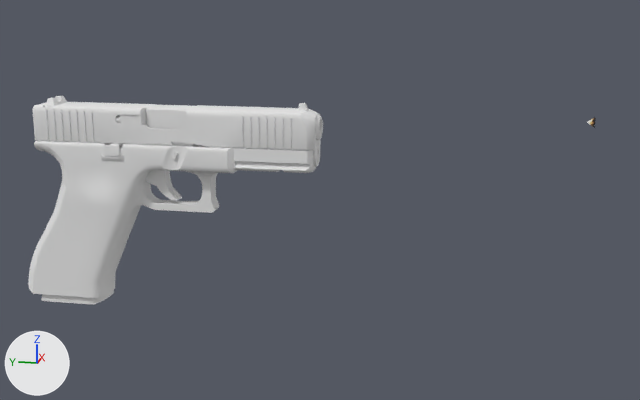
The Blender file source/Games/ShooterGame/GameData/models/weapons/pistol_glock2.blend, before and after one commit.
Camera for both pictures: a 50 mm lens placed at (-0.655, -0.67, 0.021), pointed at (-0.029, -0.545, -0.135). Arrows for +X, +Y and +Z are at lower left; the lights stay in place. Mesh edges are drawn as thin lines on the coarser meshes.

Names of what the first picture shows: 'pistol.001'.
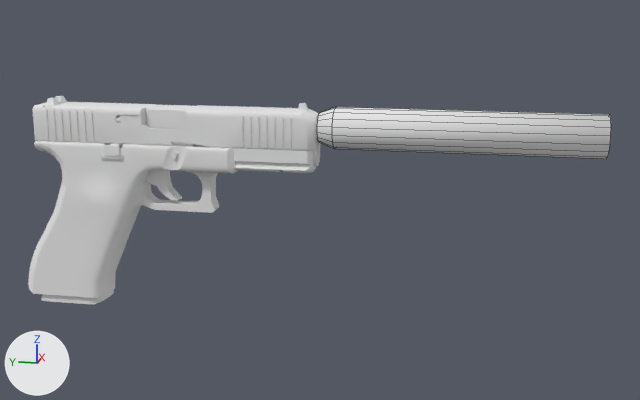
Boxes [x1, y1, x2, y2] around the edits, measured in the pictures (640 x 400 px):
```json
{"object": "silencer", "change": "added", "after": [317, 107, 611, 159]}
```

The change, as JSON lines over the scene's bpy script:
```json
{"op": "add", "block": "me_silencer", "code": ["me_silencer = bpy.data.meshes.new('silencer')", "me_silencer.from_pydata(...)  # 48 vertices, 34 faces; spans x -0.049..-0.02, y -0.745..-0.546, z -0.095..-0.066", "me_silencer.materials.append(mat_set_002)  # its picture is missing"]}
{"op": "add", "block": "ob_silencer", "code": ["ob_silencer = bpy.data.objects.new('silencer', me_silencer)", "ob_silencer.location = (0.0, 0.0, 0.0)"]}
```
